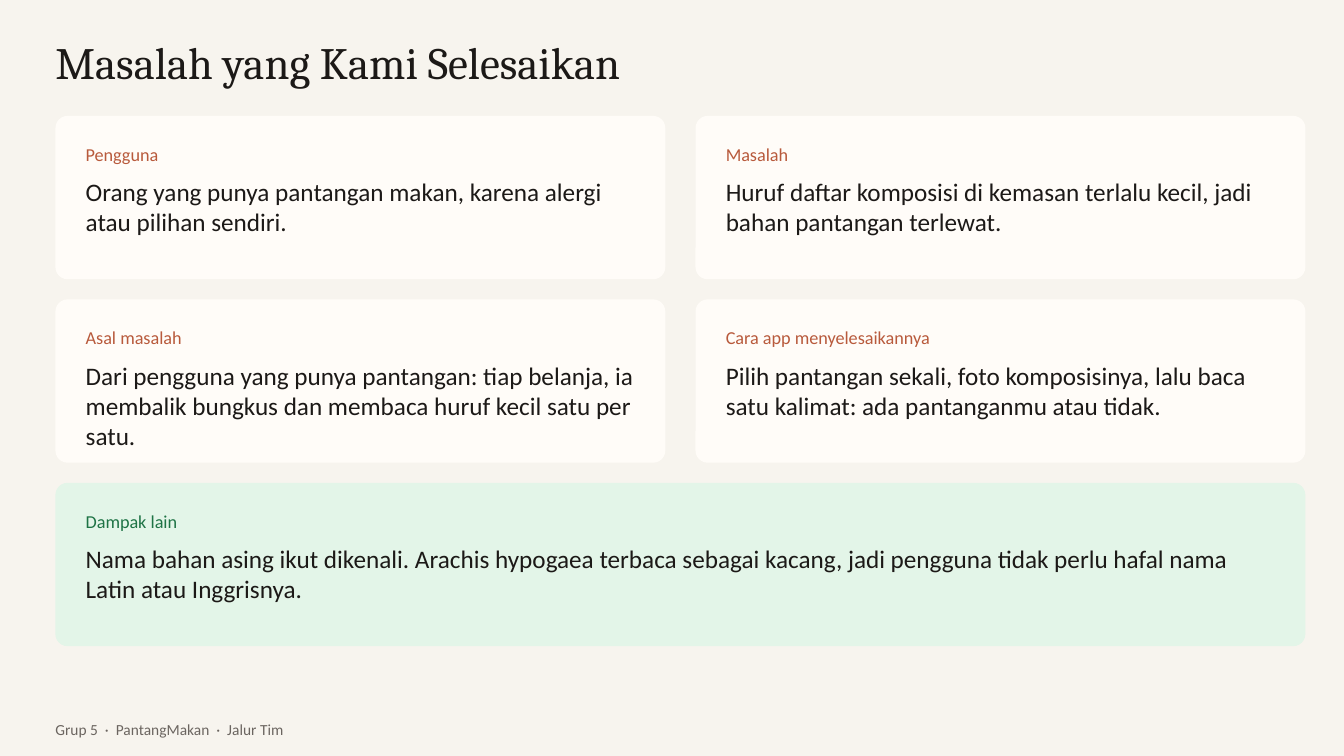
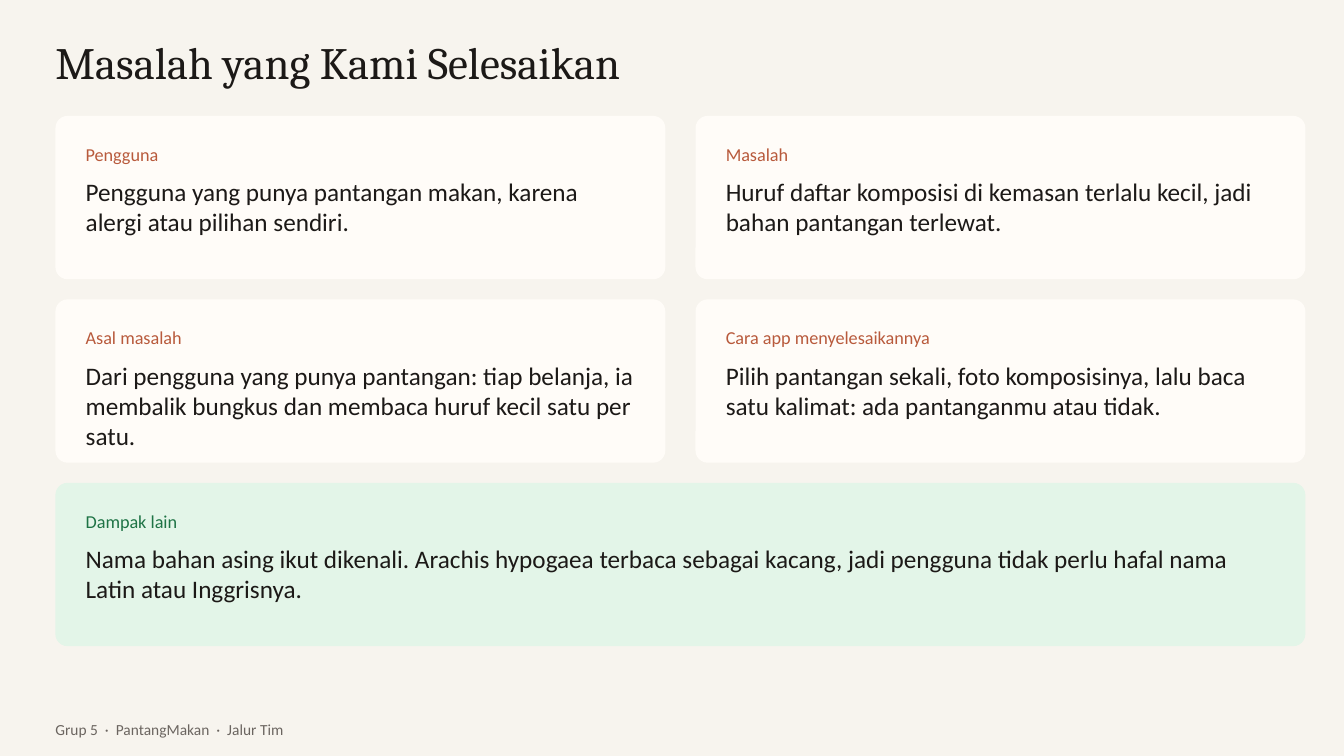
Before and after one commit to dendyramdhan/PantangMakan, a slide deck: slide 5 of presentasi/PantangMakan.pptx. Drawn at 1344x756 pixels with LibreOffice and Linux fonts; fonts in the diff are those of the drawing. Boxes give left, top, right and bottom in pixels: in the first picture for what was removed or moved away, otherwise in the second. Text is boxed around its words. In the diff, an @@ line names an element or a change of style, - is before the commit and + after.

```diff
--- a/presentasi/PantangMakan.pptx
+++ b/presentasi/PantangMakan.pptx
@@ text at box(86, 183, 577, 236): text changed @@
-Orang yang punya pantangan makan, karena alergi atau pilihan sendiri.
+Pengguna yang punya pantangan makan, karena alergi atau pilihan sendiri.
```
Also in this commit, not shown: 5 other files.
